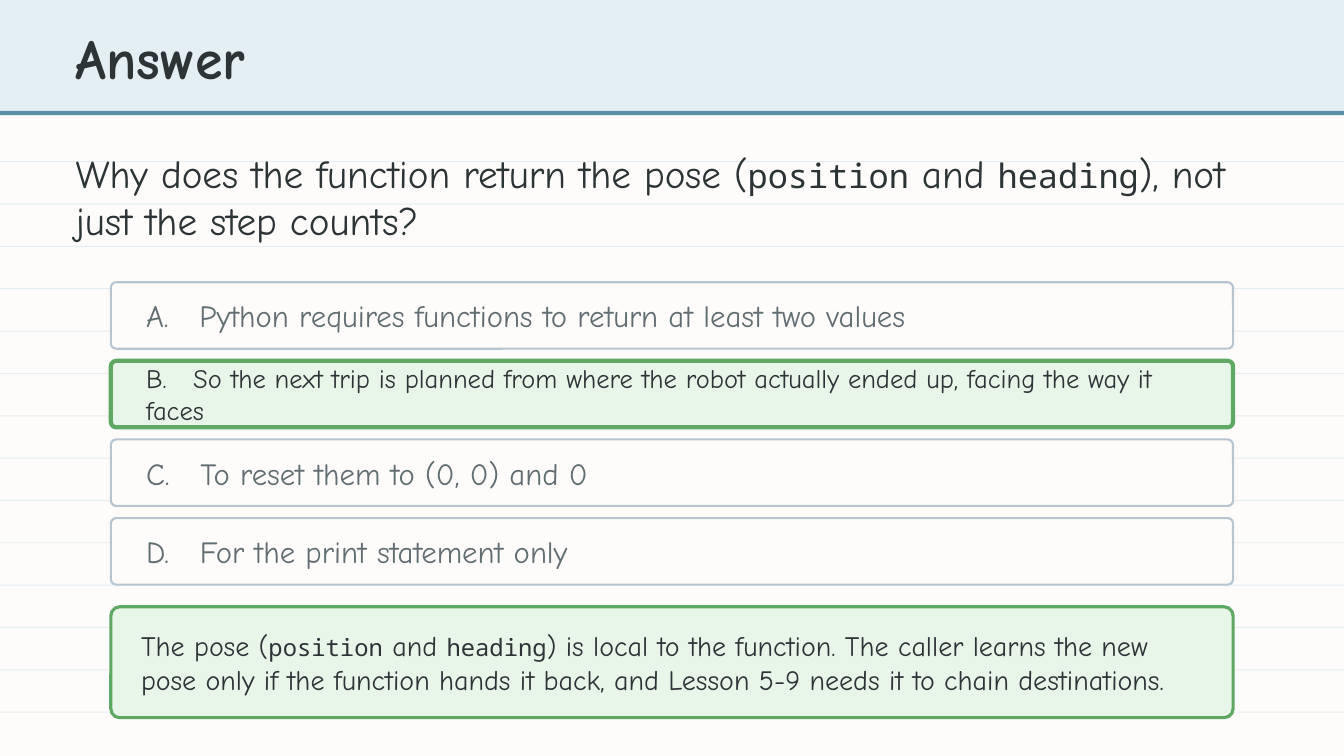
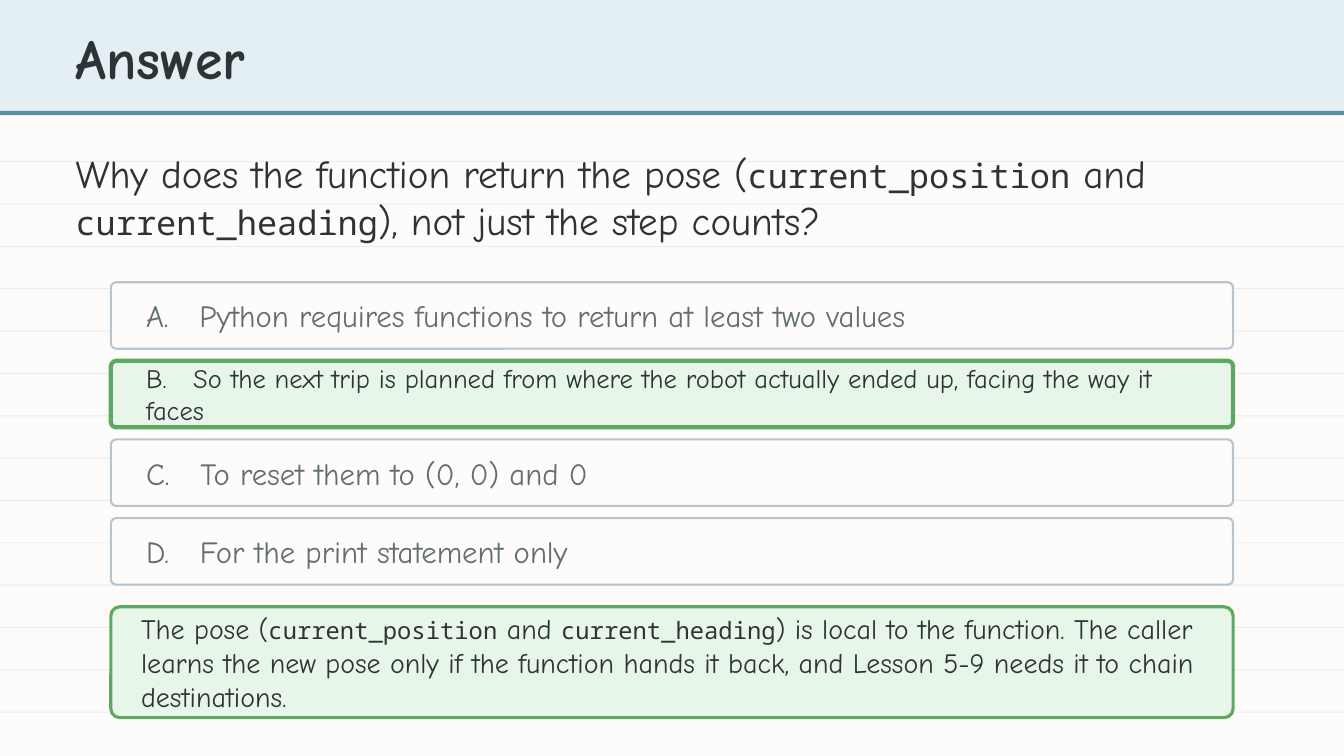
Before and after one commit to bradamiller/LearningPython, a slide deck: slide 13 of static/slides/module-05-pathfinding/module-5-lesson-08-building-experience.pptx. Drawn at 1344x756 pixels with LibreOffice and Linux fonts; fonts in the diff are those of the drawing. Boxes give left, top, right and bottom in pixels: in the first picture for what was removed or moved away, otherwise in the second. Text is boxed around its words. In the diff, an @@ line names an element or a change of style, - is before the commit and + after.

```diff
--- a/static/slides/module-05-pathfinding/module-5-lesson-08-building-experience.pptx
+++ b/static/slides/module-05-pathfinding/module-5-lesson-08-building-experience.pptx
@@ text at (x1=76, y1=161, x2=1146, y2=244): text changed @@
-Why does the function return the pose (position and heading), not just the step counts?
+Why does the function return the pose (current_position and current_heading), not just the step counts?
@@ text at (x1=141, y1=620, x2=1194, y2=708): text changed @@
-The pose (position and heading) is local to the function. The caller learns the new pose only if the function hands it back, and Lesson 5-9 needs it to chain destinations.
+The pose (current_position and current_heading) is local to the function. The caller learns the new pose only if the function hands it back, and Lesson 5-9 needs it to chain destinations.
```
Also in this commit, not shown: 6 other slides changed, 11 other files.
